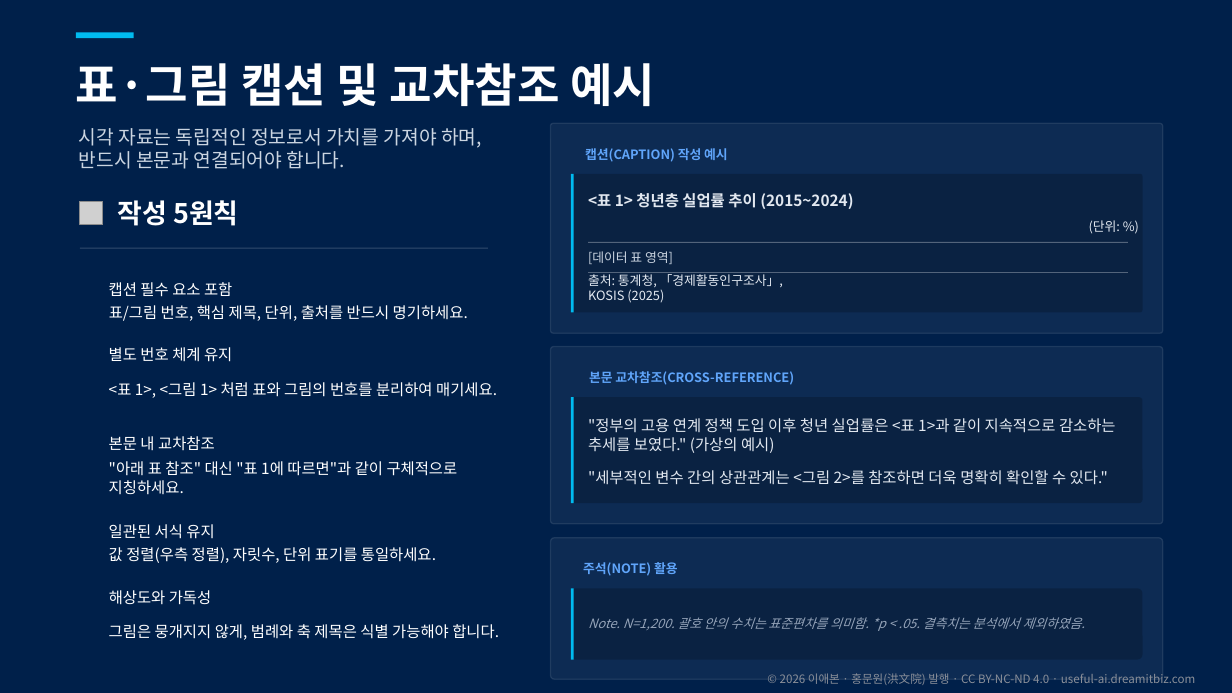
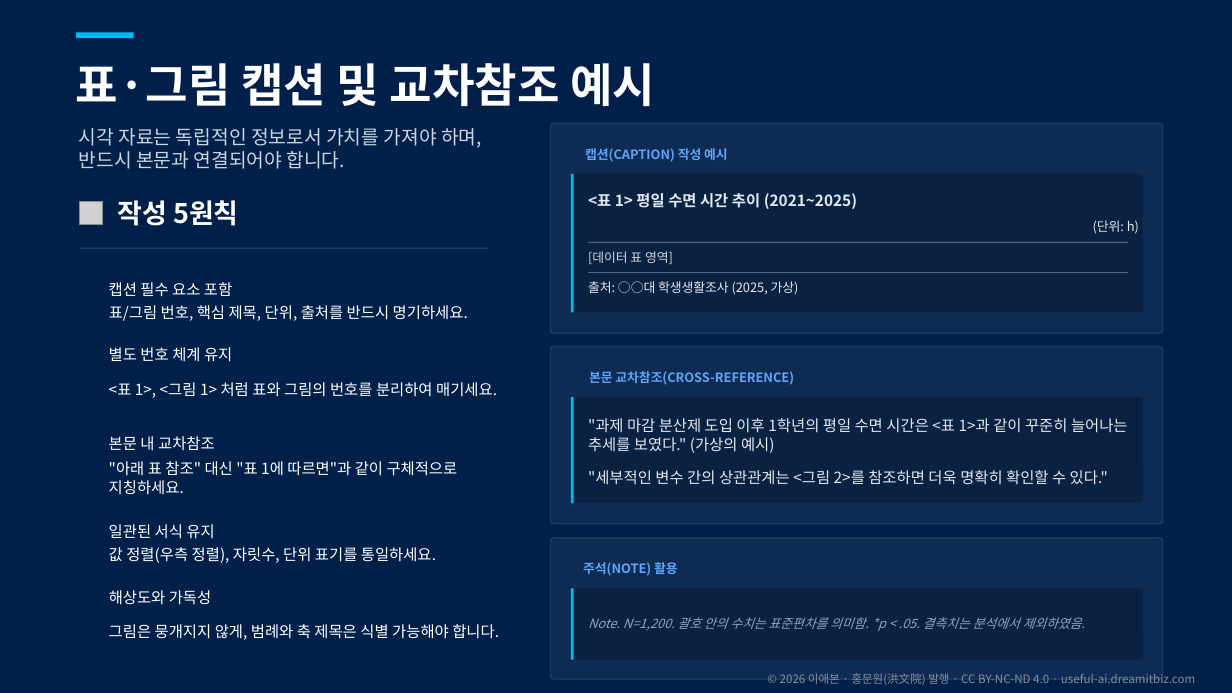
Before and after one commit to aebonlee/materials, a slide deck: slide 35 of library/b06-report-writing/b06-report-writing.pptx. Drawn at 1232x693 pixels with LibreOffice and Linux fonts; fonts in the diff are those of the drawing; grey boxes stand for pictures; background and template pictures are left out. Boxes give left, top, right and bottom in pixels: in the first picture for what was removed or moved away, otherwise in the second. Text is boxed around its words. In the diff, an @@ line names an element or a change of style, - is before the commit and + after.

```diff
--- a/library/b06-report-writing/b06-report-writing.pptx
+++ b/library/b06-report-writing/b06-report-writing.pptx
@@ text at (588,193,857,209): text changed @@
-<표 1> 청년층 실업률 추이 (2015~2024)
+<표 1> 평일 수면 시간 추이 (2021~2025)
@@ text at (1093,220,1139,234): text changed @@
-(단위: %)
+(단위: h)
@@ text at (588,281,799,295): text changed @@
-출처: 통계청, 「경제활동인구조사」, KOSIS (2025)
+출처: ○○대 학생생활조사 (2025, 가상)
@@ text at (588,418,1128,453): text changed @@
-"정부의 고용 연계 정책 도입 이후 청년 실업률은 <표 1>과 같이 지속적으로 감소하는 추세를 보였다." (가상의 예시)
+"과제 마감 분산제 도입 이후 1학년의 평일 수면 시간은 <표 1>과 같이 꾸준히 늘어나는 추세를 보였다." (가상의 예시)
```
Also in this commit, not shown: 18 other slides changed, 44 other files.
